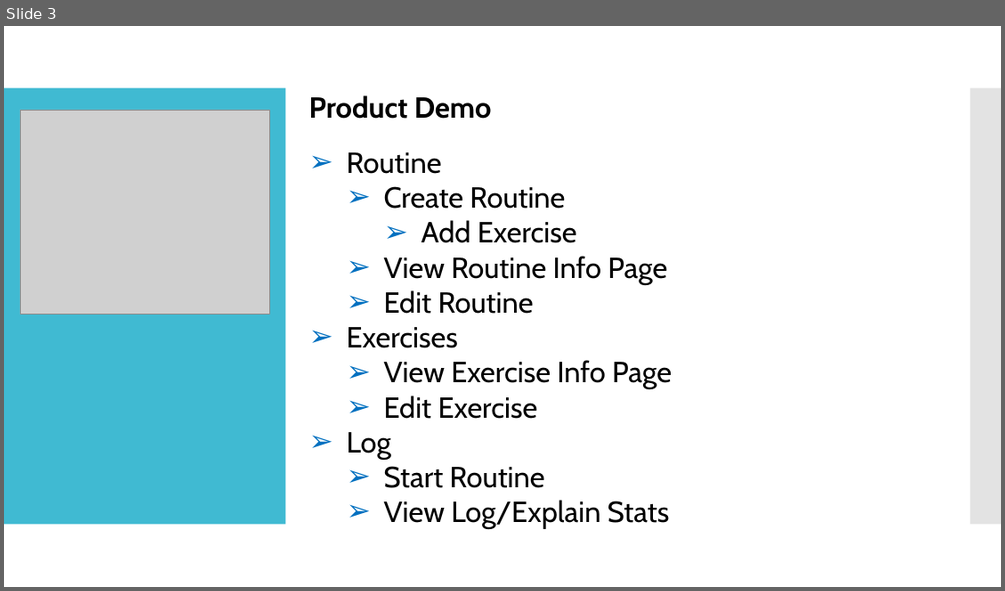
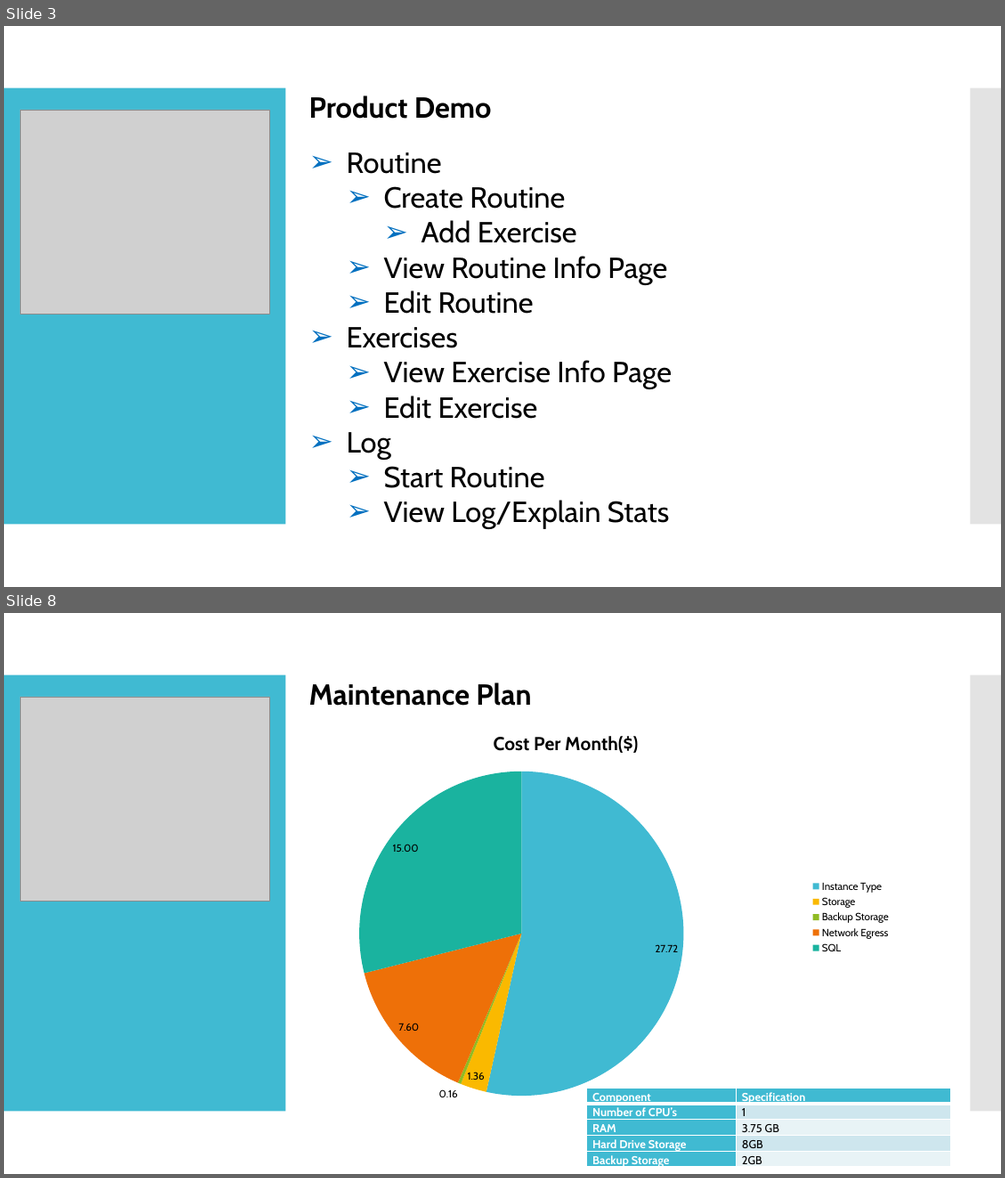
Before and after one commit to chengyeh/Workout-Buddy, a slide deck: documentation/EECS448_Project4_Group8.pptx. Shown one above the other, each under a label of ours: slide 3 before the commit, slides 3 and 8 after it; the slides between them are not shown. The pictures are 1005x591 and 1005x1178 pixels, drawn with LibreOffice and Linux fonts; fonts in the diff are those of the drawing; grey boxes stand for pictures. Boxes give left, top, right and bottom in pixels: in the first picture for what was removed or moved away, otherwise in the second. Text is boxed around its words. In the diff, an @@ line names an element or a change of style, - is before the commit and + after.

```diff
--- a/documentation/EECS448_Project4_Group8.pptx
+++ b/documentation/EECS448_Project4_Group8.pptx
@@ slide 8 added at [4, 613, 1001, 1174], background #FFFFFF; not listed: 2 template elements that a slide beside it also shows @@
@@ text added at [309, 682, 531, 706], 28 pt, text #000000, bold @@
+Maintenance Plan
@@ picture added at [20, 697, 269, 900] @@
@@ pie chart added at [234, 714, 898, 1119] @@
+title "Cost Per Month($)"
+categories: Instance Type, Storage, Backup Storage, Network Egress, SQL
+Series 1: 27.72, 1.36, 0.16, 7.6, 15
@@ table added at [587, 1088, 952, 1171], 5 rows, 2 columns @@
+Component | Specification
+Number of CPU’s | 1
+RAM | 3.75 GB
+Hard Drive Storage | 8GB
+Backup Storage | 2GB
```
Also in this commit, not shown: 4 slides changed, 2 other slides added, 1 slide removed.
